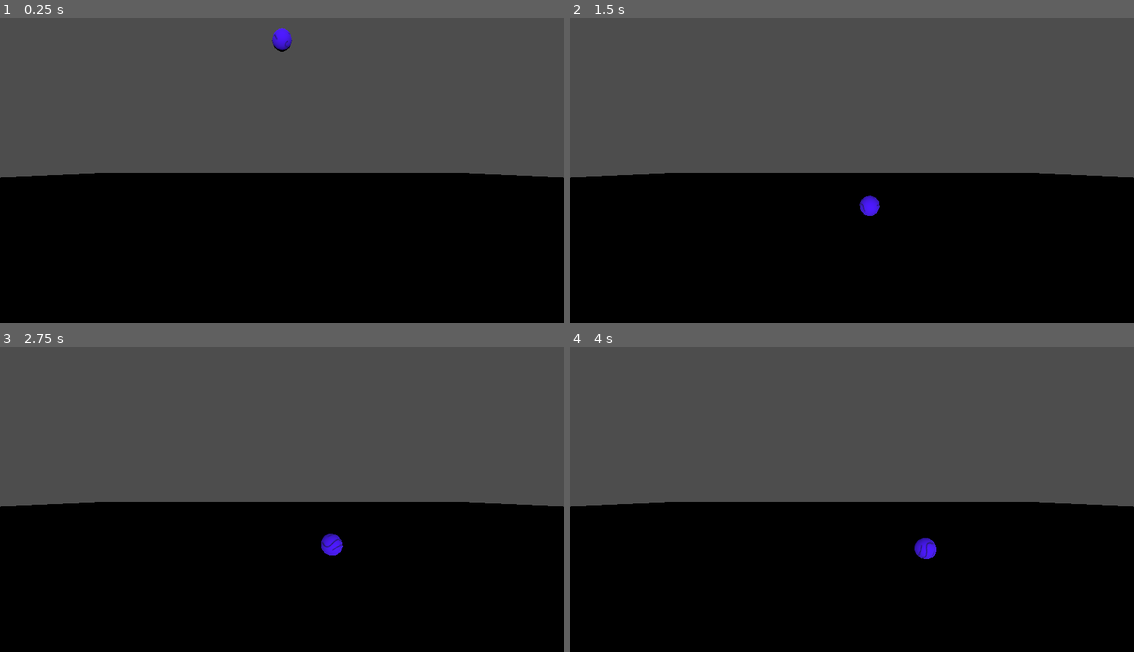
Above: before the commit, frames 1-4 (two rows, left to right).
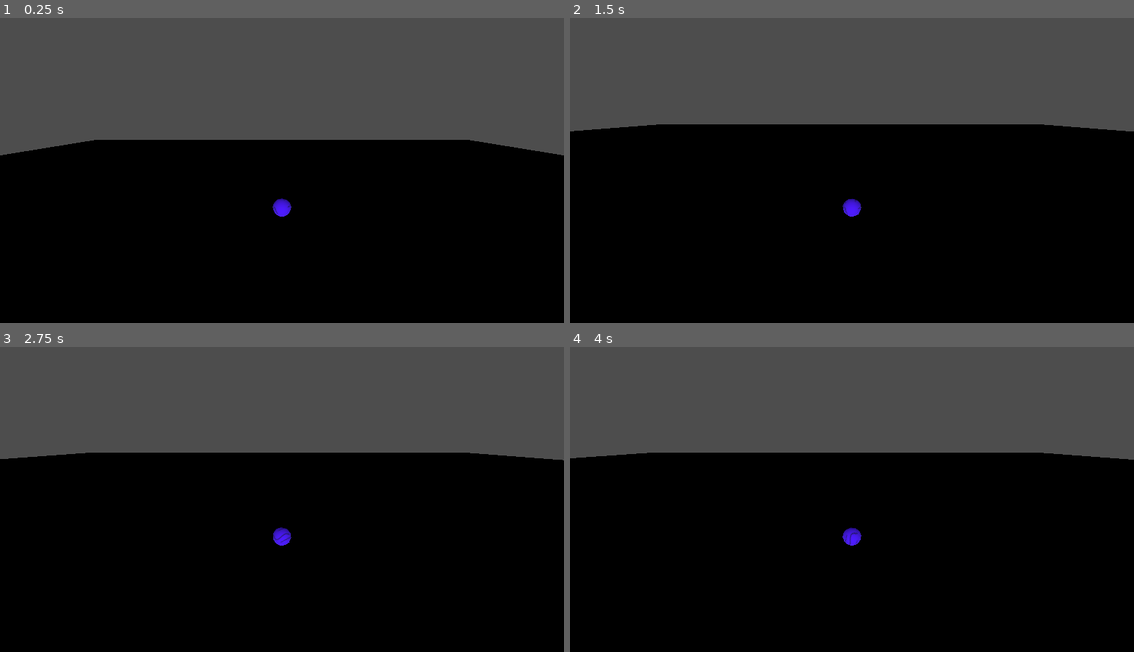
Above: after the commit, the same moments.

Repository: aduImperfect/MarbleBlast
Game: Godot game, scene res://TSCN/main.tscn
Two runs of this game, one before a commit and one after it. Both use one fixed random seed, a clock stepped at 60 frames per second and the inputs below.
Inputs (mouse positions are in pixels of both pictures, inside the frame that each line leads up to):
- Up to frame 1 (0.25 s): no input
- Up to frame 2 (1.5 s): tap Enter at 0.5 s; move the mouse to (976, 149) at 0.52 s; hold Right 0.53-1.28 s; click (976, 149) at 0.67 s; move the mouse to (739, 179) at 1.27 s; hold Down from 1.28 s (still down); click (739, 179) at 1.42 s
- Up to frame 3 (2.75 s): move the mouse to (338, 423) at 2.02 s; release Down at 2.03 s; hold Right from 2.03 s (still down); click (338, 423) at 2.17 s
- Up to frame 4 (4 s): move the mouse to (823, 557) at 2.77 s; release Right at 2.78 s; hold Up 2.78-3.53 s; click (823, 557) at 2.92 s; move the mouse to (1021, 542) at 3.52 s; hold Left from 3.53 s (still down); click (1021, 542) at 3.67 s

The runs differ from the first frame. In frame 1, 11% of the frame differs, in the area x 0-100%, y 3-66%; in frame 2, 16%; in frame 3, 16%; in frame 4, 16%, in the area x 0-100%, y 34-70%.

Commit message:
Camera zoom levels - with mouse wheel up and down - 5 distinct levels!

Diff:
--- a/marble-blast/TSCN/main.tscn
+++ b/marble-blast/TSCN/main.tscn
@@ -2,6 +2,7 @@
 
 [ext_resource type="Script" uid="uid://bv0jqcjv8xm0m" path="res://TSCN/main.gd" id="1_fmnqs"]
 [ext_resource type="Texture2D" uid="uid://babau2golwhs8" path="res://Textures/Sphere.png" id="2_gtjxt"]
+[ext_resource type="Script" uid="uid://4kaw0ylbo4bf" path="res://TSCN/main_cam.gd" id="2_p3t1g"]
 [ext_resource type="Script" uid="uid://b2tw2e23ogp4e" path="res://TSCN/ball.gd" id="3_p3t1g"]
 [ext_resource type="Texture2D" uid="uid://d0eh1rlbdak1j" path="res://Textures/Ground.png" id="4_fkqqc"]
 
@@ -24,8 +25,10 @@
 [node name="Main" type="Node3D" unique_id=179307962]
 script = ExtResource("1_fmnqs")
 
-[node name="MainCam" type="Camera3D" parent="." unique_id=1038089774]
-transform = Transform3D(1, 0, 0, 0, 1, 0, 0, 0, 1, 0, 3.5142076, 10.254407)
+[node name="MainCam" type="Camera3D" parent="." unique_id=1038089774 node_paths=PackedStringArray("playerNode")]
+transform = Transform3D(1, 0, 0, 0, 0.9659258, 0.25881904, 0, -0.25881904, 0.9659258, 0, 5, 10)
+script = ExtResource("2_p3t1g")
+playerNode = NodePath("../BallRigidBody")
 
 [node name="DirectionalLight3D" type="DirectionalLight3D" parent="." unique_id=263895350]
 transform = Transform3D(1, 0, 0, 0, 1, 0, 0, 0, 1, -11.426405, 3.4235544, -5.423888)
--- /dev/null
+++ b/marble-blast/TSCN/main_cam.gd
@@ -0,0 +1,70 @@
+extends Node3D
+
+@export var playerNode : Node3D
+
+@export var currentCamZoomLevel : int = 0
+@export var camTotalZoomLevels : int = 5
+
+@export var finalCamPosX : Array[float] = [ 0.0, 0.0, 0.0, 0.0, 0.0 ]
+@export var finalCamPosY : Array[float] = [ 0.0, 0.0, 0.0, 0.0, 0.0 ]
+@export var finalCamPosZ : Array[float] = [ 0.0, 0.0, 0.0, 0.0, 0.0 ]
+
+@export var camStartingPosX : float = 0.0
+@export var camStartingPosY : float = 5.0
+@export var camStartingPosZ : float = 10.0
+
+# Called when the node enters the scene tree for the first time.
+func _ready() -> void:
+	currentCamZoomLevel = 0
+	camTotalZoomLevels = 5
+	position.x = camStartingPosX
+	position.y = camStartingPosY
+	position.z = camStartingPosZ
+	_reset_finacam_pos()
+
+# Called every frame. 'delta' is the elapsed time since the previous frame.
+func _process(_delta: float) -> void:
+	_set_finacam_pos_relative(playerNode.position)
+
+	position.x = finalCamPosX[currentCamZoomLevel]
+	position.y = finalCamPosY[currentCamZoomLevel]
+	position.z = finalCamPosZ[currentCamZoomLevel]
+
+func _reset_finacam_pos() -> void:
+	for k in camTotalZoomLevels:
+		finalCamPosX[k] = camStartingPosX
+		finalCamPosY[k] = camStartingPosY
+		finalCamPosZ[k] = camStartingPosZ
+
+func _set_finacam_pos_relative(_pos : Vector3) -> void:
+	for k in camTotalZoomLevels:
+		finalCamPosX[k] = (currentCamZoomLevel + 1) * camStartingPosX + _pos.x
+		finalCamPosY[k] = (currentCamZoomLevel + 1) * camStartingPosY + _pos.y
+		finalCamPosZ[k] = (currentCamZoomLevel + 1) * camStartingPosZ + _pos.z
+
+func _input(_event: InputEvent) -> void:
+	if _event is InputEventMouseButton and _event.button_index == MOUSE_BUTTON_WHEEL_UP:
+		if _event.is_pressed():
+			if currentCamZoomLevel != 0:
+				currentCamZoomLevel -= 1
+
+	if _event is InputEventMouseButton and _event.button_index == MOUSE_BUTTON_WHEEL_DOWN:
+		if _event.is_pressed():
+			if currentCamZoomLevel != 4:
+				currentCamZoomLevel += 1
+
+	var ifRightPressed : bool = false
+	var ifMouseMoved : bool = false
+	var horizDirMouseMoved : float = 0.0
+
+	if _event is InputEventMouseButton and _event.button_index == MOUSE_BUTTON_RIGHT:
+		if _event.is_pressed():
+			ifRightPressed = true
+
+	if _event is InputEventMouseMotion:
+		if _event.relative.x != 0:
+			ifMouseMoved = true
+			horizDirMouseMoved = _event.relative.x
+
+	if (ifRightPressed == true) && (ifMouseMoved == true):
+		pass
Not shown, added: marble-blast/TSCN/main_cam.gd.uid
